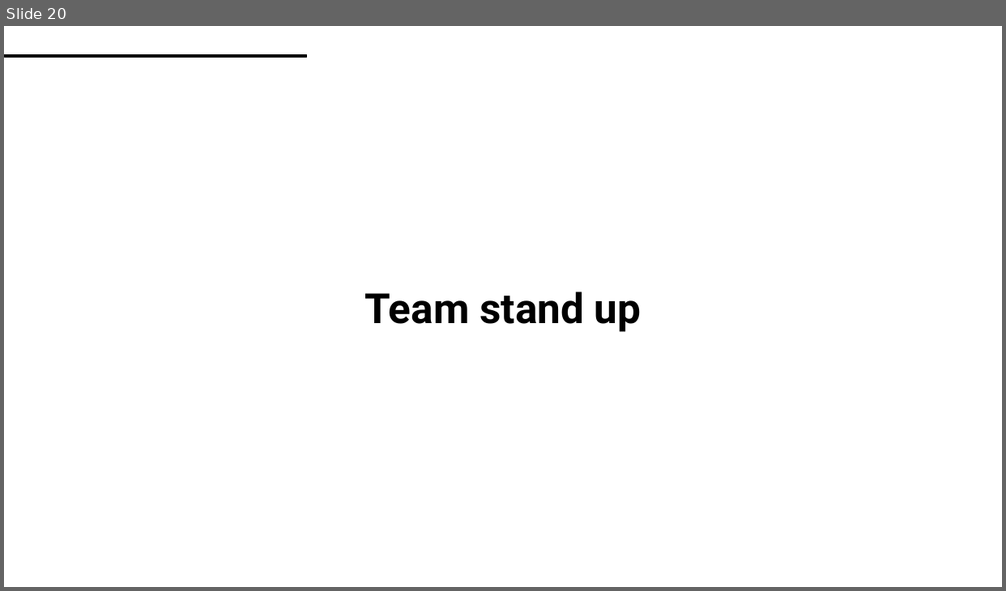
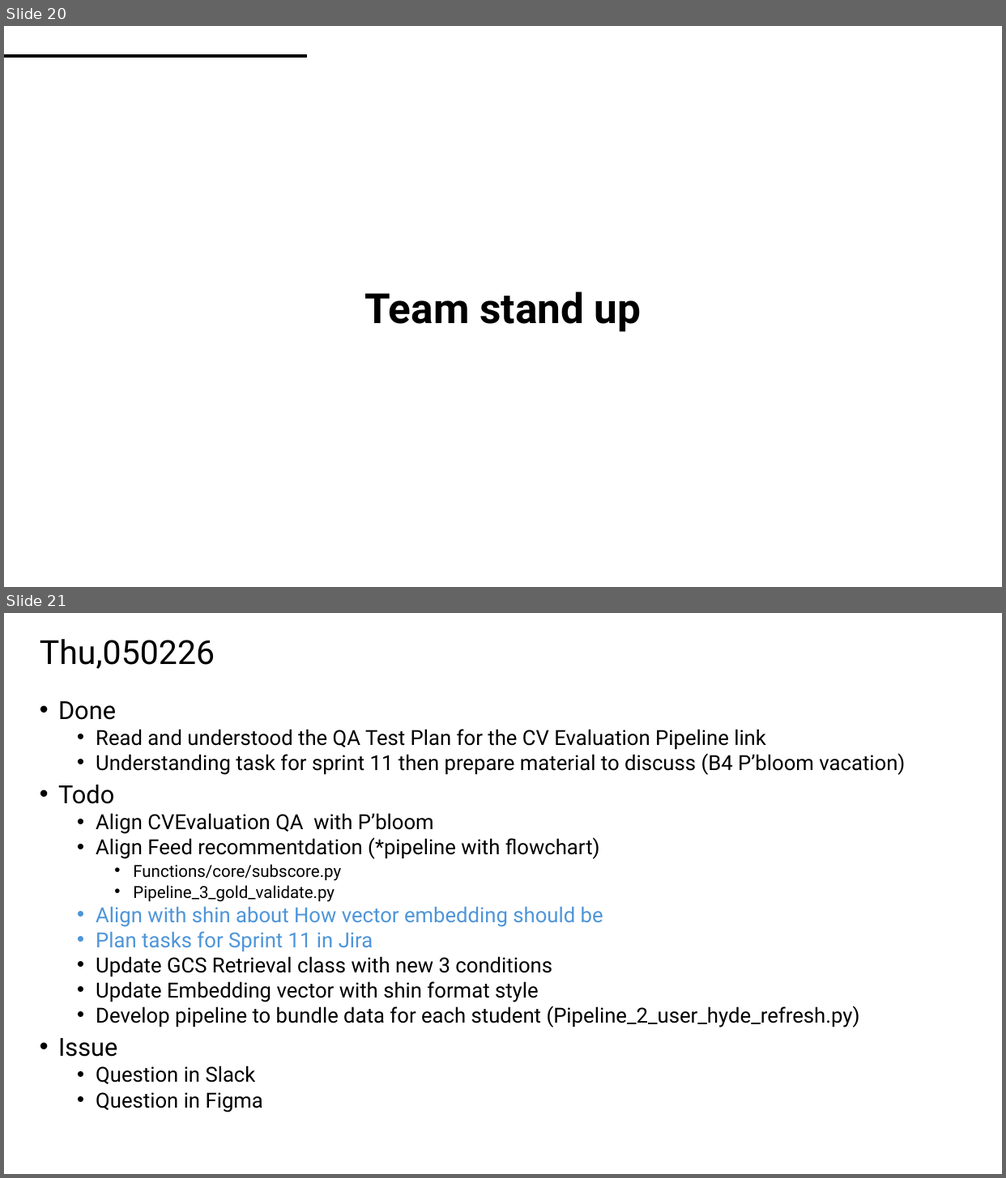
Before and after one commit to TunKedsaro/Hyde, a slide deck: logs/Ghostdeck.pptx. Shown one above the other, each under a label of ours: slide 20 before the commit, slides 20 and 21 after it. The pictures are 1006x591 and 1006x1178 pixels, drawn with LibreOffice and Linux fonts; fonts in the diff are those of the drawing. Boxes give left, top, right and bottom in pixels: in the first picture for what was removed or moved away, otherwise in the second. Text is boxed around its words. In the diff, an @@ line names an element or a change of style, - is before the commit and + after.

Commit message:
docs(planning) : add Confluence reference document for HyDE feed project

```diff
--- a/logs/Ghostdeck.pptx
+++ b/logs/Ghostdeck.pptx
@@ slide 21 added at bbox=[4, 613, 1002, 1174], background #FFFFFF @@
@@ title added at bbox=[40, 639, 215, 669], 32 pt, text #000000 @@
+Thu,050226
@@ text added at bbox=[58, 701, 905, 1113], 20 pt, text #000000 @@
+• Done
+  • Read and understood the QA Test Plan for the CV Evaluation Pipeline link
+  • Understanding task for sprint 11 then prepare material to discuss (B4 P’bloom vacation)
+• Todo
+  • Align CVEvaluation QA with P’bloom
+  • Align Feed recommentdation (*pipeline with flowchart)
+    • Functions/core/subscore.py
+    • Pipeline_3_gold_validate.py
+  • Align with shin about How vector embedding should be
+  • Plan tasks for Sprint 11 in Jira
+  • Update GCS Retrieval class with new 3 conditions
+  • Update Embedding vector with shin format style
+  • Develop pipeline to bundle data for each student (Pipeline_2_user_hyde_refresh.py)
+• Issue
+  • Question in Slack
+  • Question in Figma
```
Also in this commit, not shown: 1 slide changed, 5 other slides added, 5 other files.
